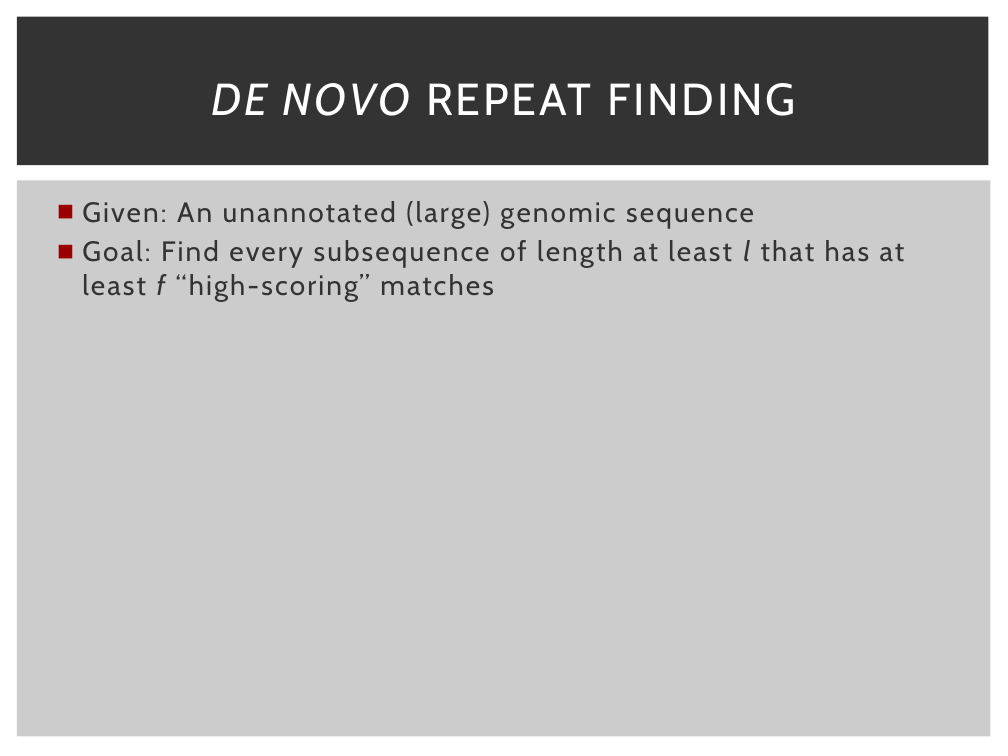
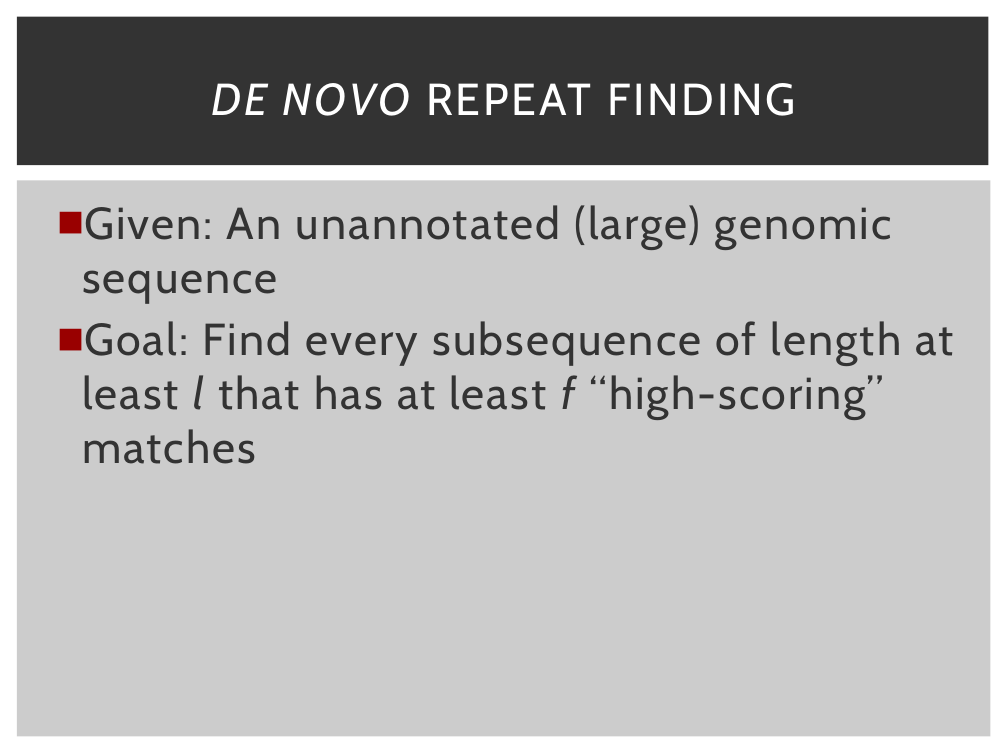
Before and after one commit to schaefce/proposal, a slide deck: slide 4 of GLBio.pptx. Drawn at 1008x756 pixels with LibreOffice and Linux fonts; fonts in the diff are those of the drawing. Boxes give left, top, right and bottom in pixels: in the first picture for what was removed or moved away, otherwise in the second. Text is boxed around its words. In the diff, an @@ line names an element or a change of style, - is before the commit and + after.

```diff
--- a/GLBio.pptx
+++ b/GLBio.pptx
@@ text "Given: An unannotated (large) genomic ..." at bbox=[82, 205, 954, 464]: size 20 to 32 pt; more space between paragraphs @@
```
Also in this commit, not shown: 4 other slides changed, 18 slides added, 1 slide removed.
